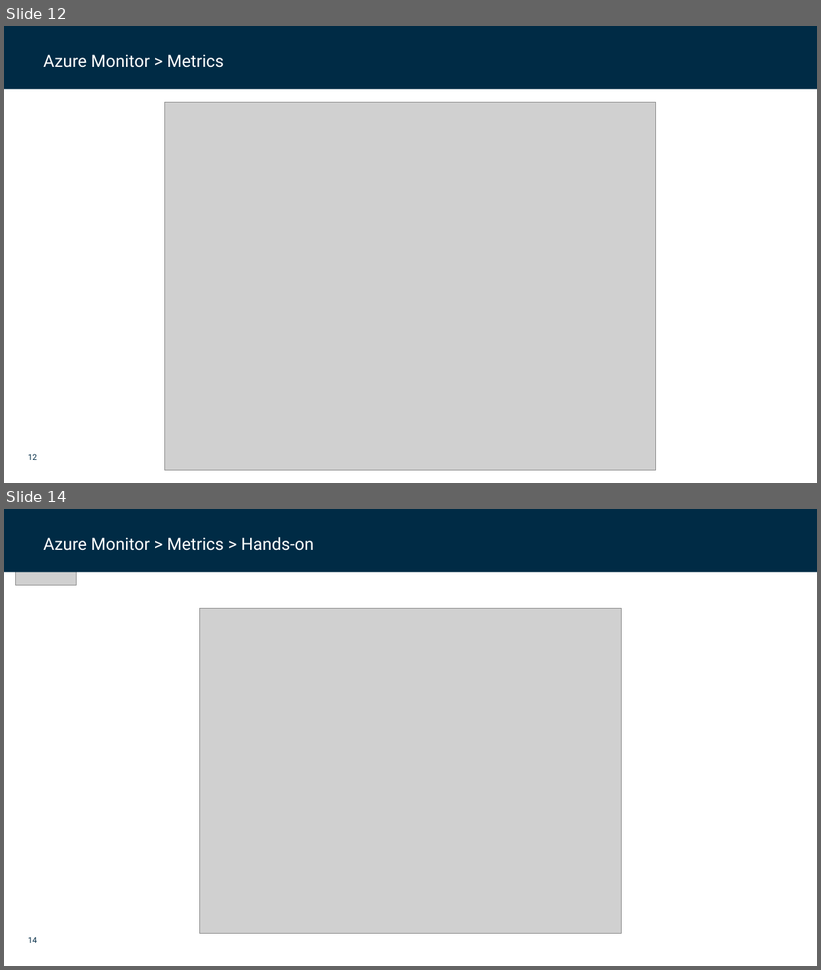
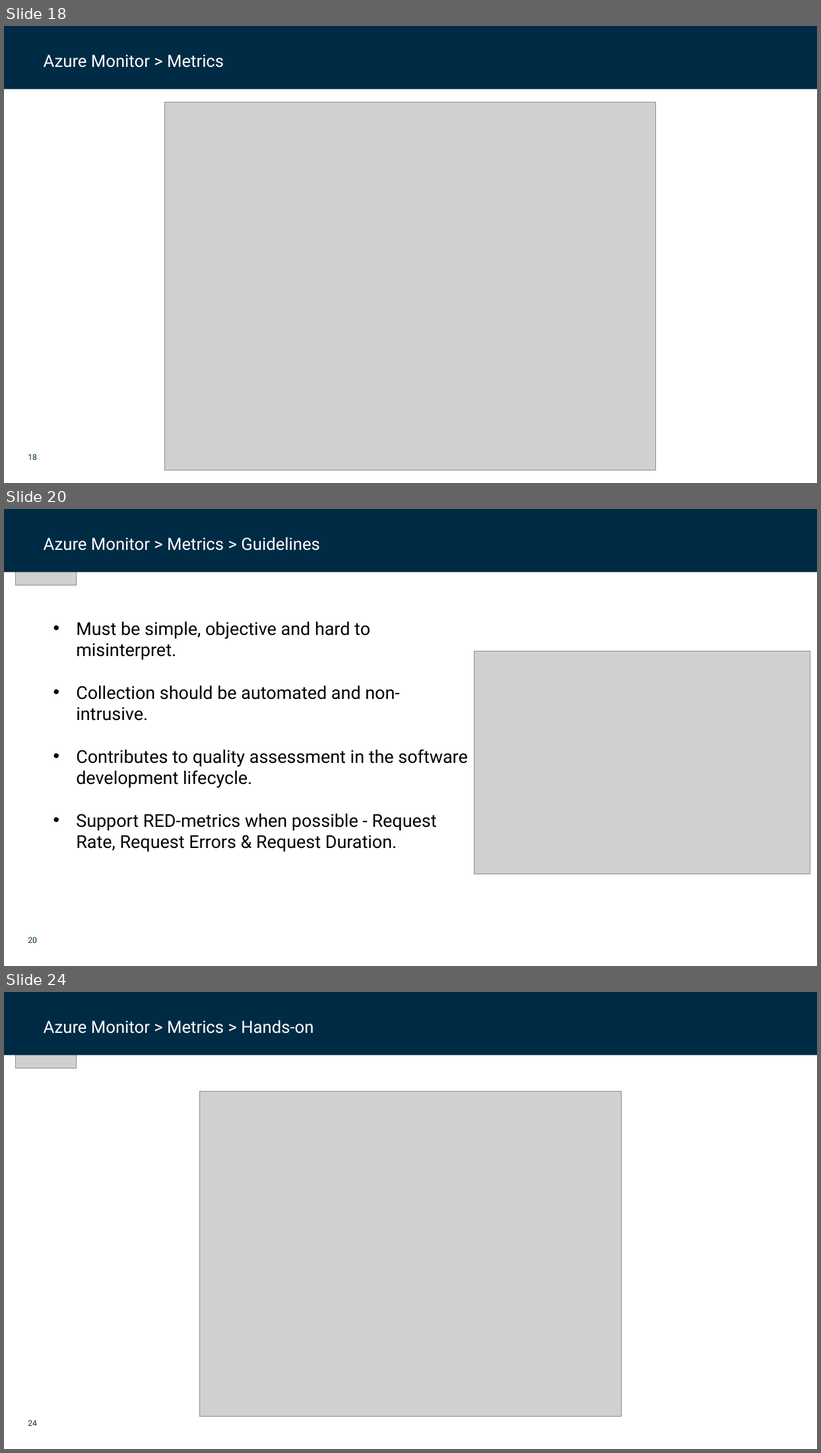
Before and after one commit to dfds/dojo, a slide deck: workshops/azure-monitoring-deep-dive/azure-monitoring-deep-dive.pptx. Shown one above the other, each under a label of ours: slides 12 and 14 before the commit, slides 18, 20 and 24 after it; the slides between them are not shown. The pictures are 821x970 and 821x1453 pixels, drawn with LibreOffice and Linux fonts; fonts in the diff are those of the drawing; grey boxes stand for pictures; background and template pictures are left out. Boxes give left, top, right and bottom in pixels: in the first picture for what was removed or moved away, otherwise in the second. Text is boxed around its words. In the diff, an @@ line names an element or a change of style, - is before the commit and + after.

Commit message:
Azure Monitor v. 0.2

```diff
--- a/workshops/azure-monitoring-deep-dive/azure-monitoring-deep-dive.pptx
+++ b/workshops/azure-monitoring-deep-dive/azure-monitoring-deep-dive.pptx
@@ slide 20 added at <box>4,509,817,966</box>, background #FFFFFF; not listed: 1 template element that a slide beside it also shows @@
@@ rectangle added at <box>4,509,817,572</box>, fill #002B45 @@
@@ picture added at <box>16,509,77,586</box> @@
@@ text added at <box>44,537,320,551</box>, 20 pt, text #FFFFFF @@
+Azure Monitor > Metrics > Guidelines
@@ rectangle added at <box>736,529,797,547</box>, fill #002B45 @@
@@ text added at <box>76,621,467,852</box>, 21 pt, text #000000 @@
+• Must be simple, objective and hard to misinterpret.
+• Collection should be automated and non-intrusive.
+• Contributes to quality assessment in the software development lifecycle.
+• Support RED-metrics when possible - Request Rate, Request Errors & Request Duration.
@@ picture added at <box>475,652,811,875</box> @@
@@ what was slide 12 is now slide 18 @@
@@ page number at <box>28,454,37,460</box>: text changed @@
-12
+18
@@ what was slide 14 is now slide 24 @@
@@ page number at <box>28,1420,37,1426</box>: text changed @@
-14
+24
```
Also in this commit, not shown: 3 slides changed, 10 other slides added, 1 slide removed, 1 other file.
